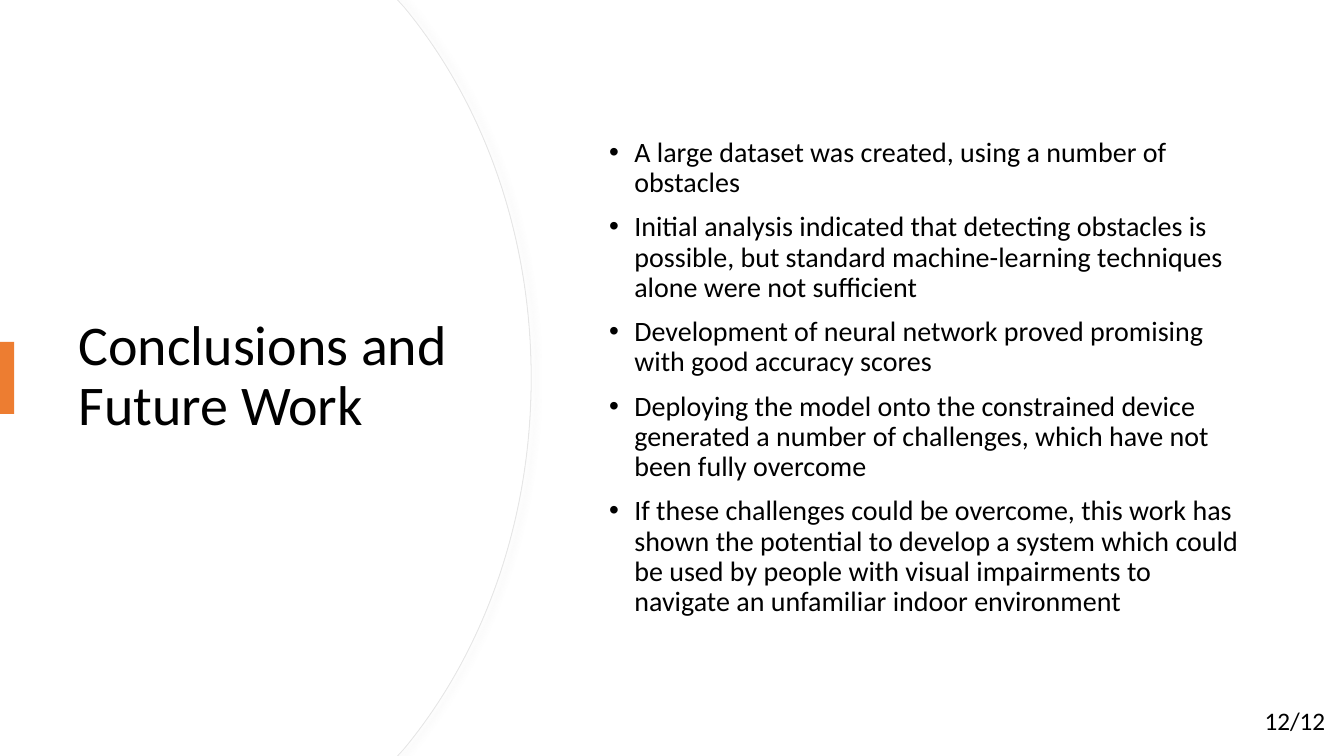
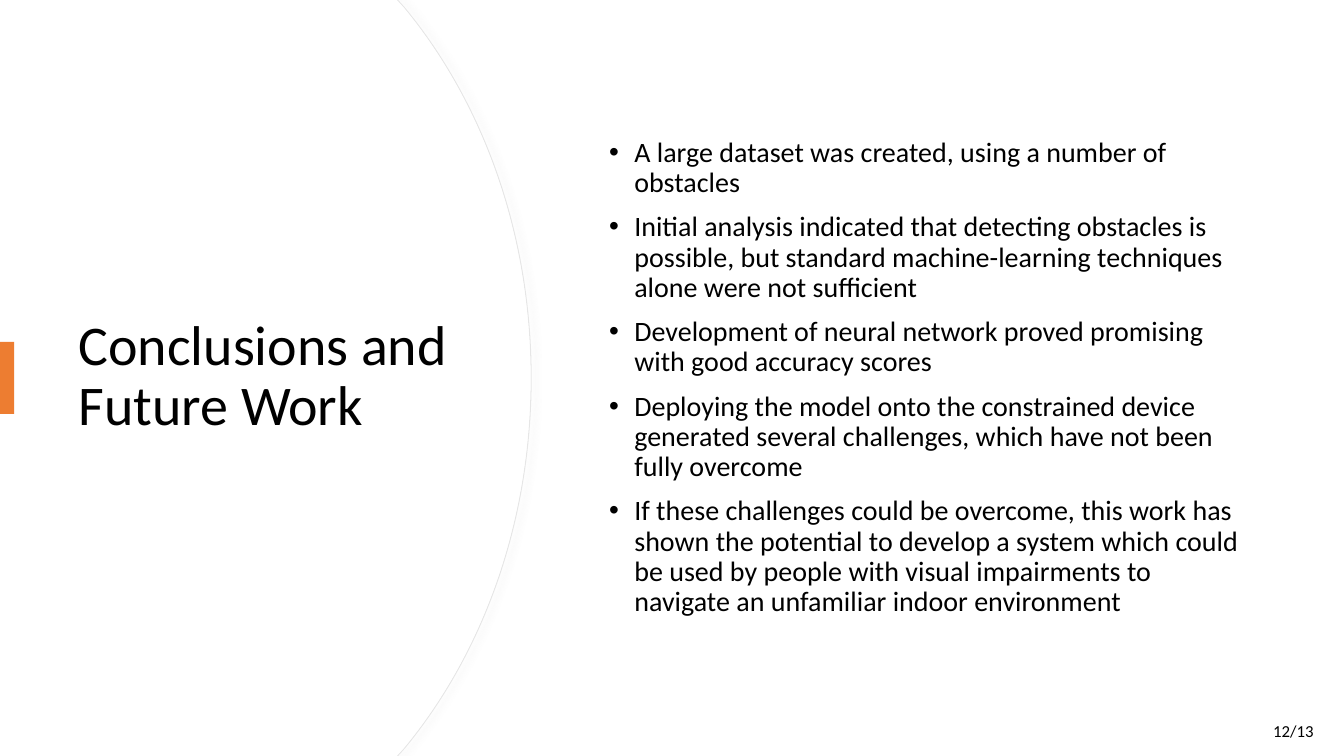
Before and after one commit to ofithcheallaigh/masters_project, a slide deck: slide 12 of Documentation/MSc Research Project Presentation.pptx (slide 13 before the commit). Drawn at 1344x756 pixels with LibreOffice and Linux fonts; fonts in the diff are those of the drawing. Boxes give left, top, right and bottom in pixels: in the first picture for what was removed or moved away, otherwise in the second. Text is boxed around its words. In the diff, an @@ line names an element or a change of style, - is before the commit and + after.

```diff
--- a/Documentation/MSc Research Project Presentation.pptx
+++ b/Documentation/MSc Research Project Presentation.pptx
@@ text at (x1=634, y1=396, x2=1212, y2=481): text changed @@
-• Deploying the model onto the constrained device generated a number of challenges, which have not been fully overcome
+• Deploying the model onto the constrained device generated several challenges, which have not been fully overcome
@@ text at (x1=1273, y1=725, x2=1313, y2=738): text changed; size 18 to 12 pt @@
-12/12
+12/13
```
Also in this commit, not shown: 11 other slides changed, 1 slide added, 1 slide removed.
